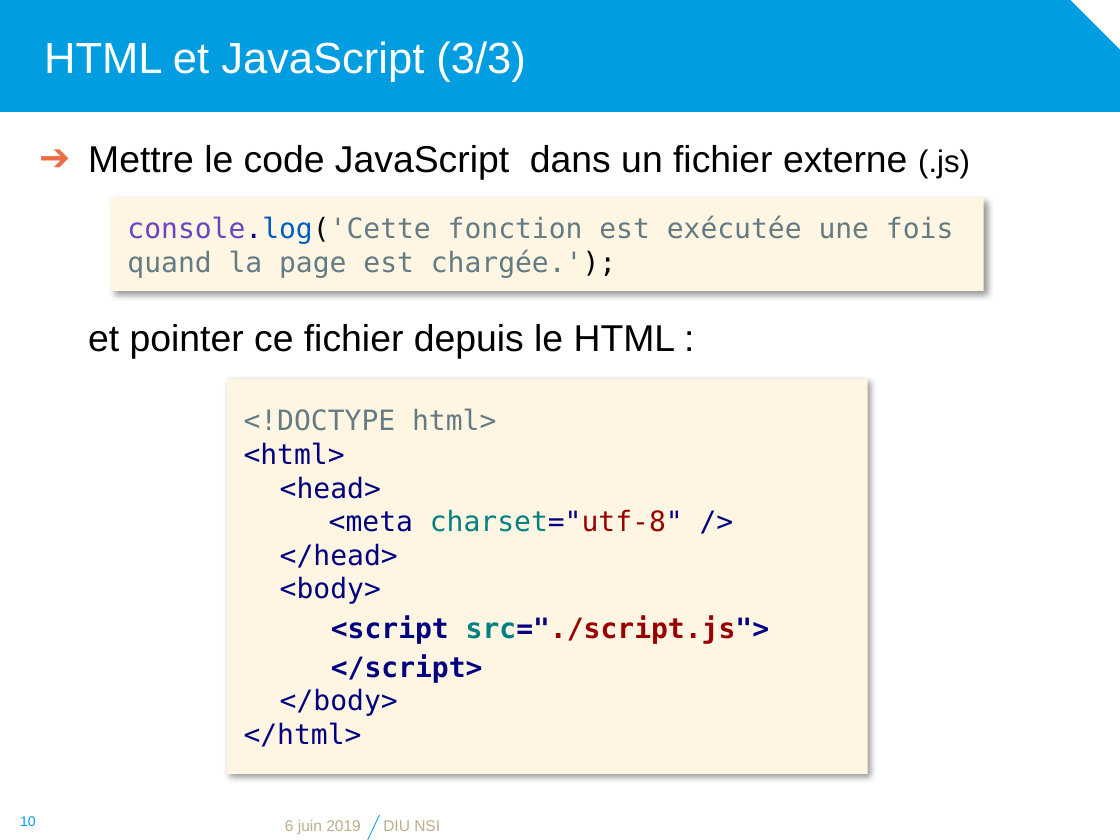
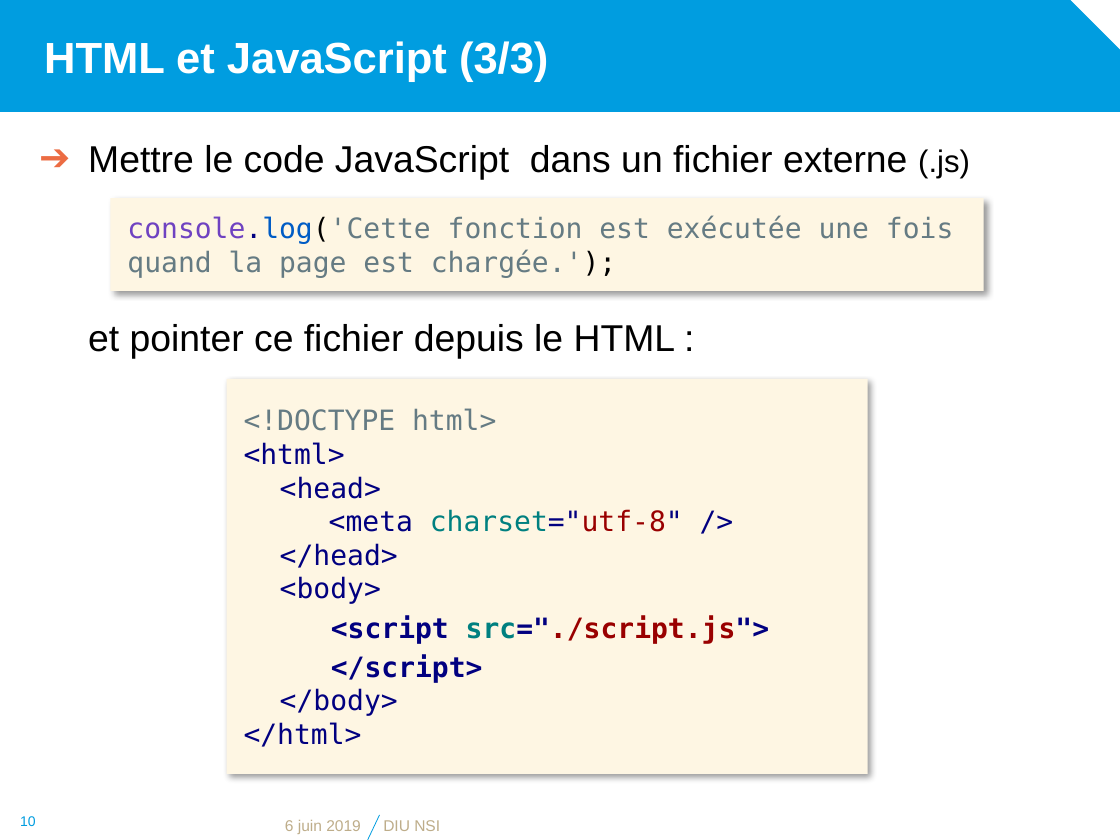
Before and after one commit to diu-uf-bordeaux/bloc1, a slide deck: slide 10 of web/4-JS/JavaScript.pptx. Drawn at 1120x840 pixels with LibreOffice and Linux fonts; fonts in the diff are those of the drawing; background and template pictures are left out. Boxes give left, top, right and bottom in pixels: in the first picture for what was removed or moved away, otherwise in the second. Text is boxed around its words. In the diff, an @@ line names an element or a change of style, - is before the commit and + after.

```diff
--- a/web/4-JS/JavaScript.pptx
+++ b/web/4-JS/JavaScript.pptx
@@ title "HTML et JavaScript (3/3)" at (x1=44, y1=41, x2=548, y2=82): bold on @@
```
Also in this commit, not shown: 13 other slides changed, 7 other files.
